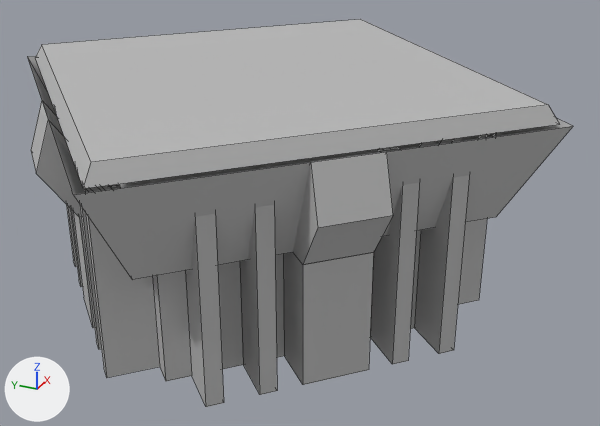
What one commit did to the FBX model Assets/models/towerdesign3.fbx.
Before and after are seen from a 50 mm lens placed at (-1.779, -0.899, 1.047), pointed at (0.005, -0.096, 0.155). Lighting does not change. The marker at lower left points along +X, +Y and +Z. Mesh edges are drawn as thin lines. Where no turn or scale is listed for an object, it has been applied to the vertices.
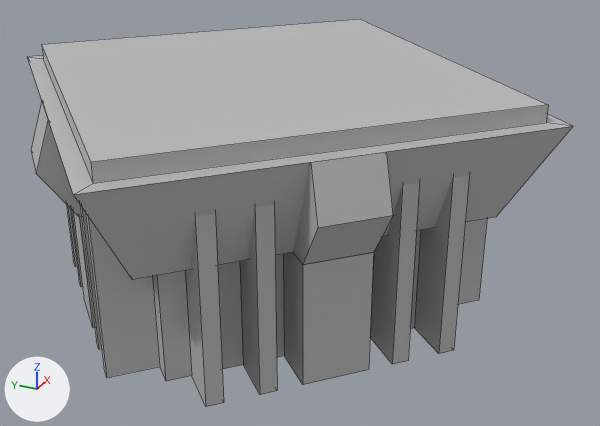
The newer file is also turned or shifted as a whole; pictures and numbers use the older file's frame.

What differs and where, as boxes (x1, y1, x2, y2) in the pictures (600 x 426 px):
part 1 of me_mesh_2mesh, built on
    before: (27, 57, 84, 194)
    after: (27, 55, 572, 194)

What the commit changed:
me_mesh_2mesh has 209 vertices, 94 faces, 1 loose edge and spans x -0.735..0.735, y -0.735..0.735, z -0.06..0.52.
me_mesh_2mesh is used by ob_mesh_2; location (0.0, 0.0, 0.0).
Verts and faces of me_mesh_2mesh; kept vertices keep their numbers, new ones are numbered from 209.
Before the commit, vertices of me_mesh_2mesh: 16 (-0.735, 0.0, 0.48) at pixel (73, 194), 17 (0.0, -0.735, 0.48) at pixel (573, 126), 18 (0.735, 0.0, 0.48), 19 (0.0, 0.735, 0.48) at pixel (27, 56), 20 (0.0, 0.594, 0.24).
Before the commit, vertices of me_mesh_2mesh: 23 (-0.594, 0.0, 0.24) at pixel (132, 279), 160 (0.707, 0.0, 0.48), 161 (-0.707, 0.0, 0.48) at pixel (83, 188), 204 (0.0, -0.707, 0.48) at pixel (559, 124), 207 (0.0, 0.707, 0.48) at pixel (35, 57).
Before the commit, vertices of me_mesh_2mesh: 208 (-0.721, 0.014, 0.48) at pixel (71, 190).
Part 1, on me_mesh_2mesh:
Vertices deleted: 208 (with the faces that use them).
Vertex 160 moves to (0.679, 0.0, 0.48).
Vertex 161 moves to (-0.679, 0.0, 0.48), pixel (93, 183).
Vertex 204 moves to (0.0, -0.679, 0.48), pixel (546, 122).
Vertex 207 moves to (0.0, 0.679, 0.48), pixel (43, 58).
New faces: (16, 161, 207, 19), (16, 19, 20, 23), (18, 19, 207, 160), (17, 18, 160, 204), (16, 17, 204, 161).
